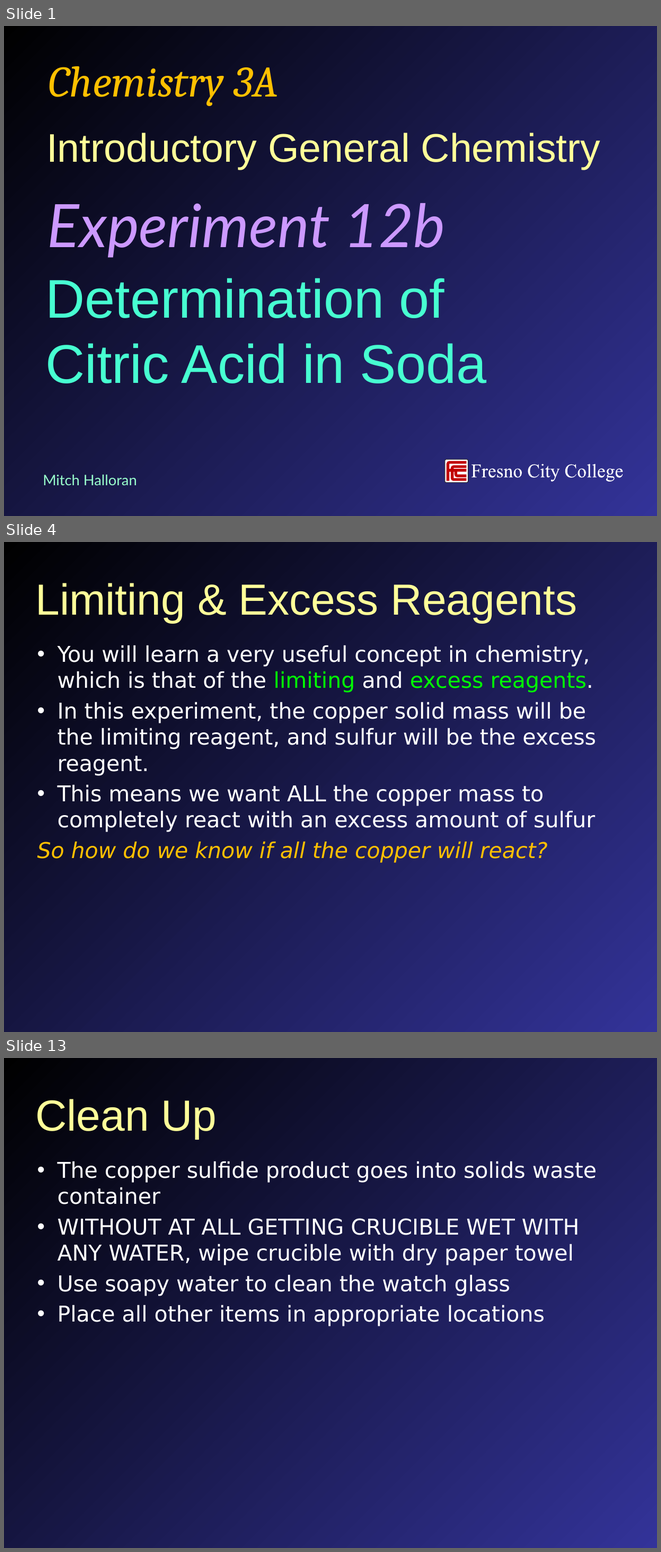
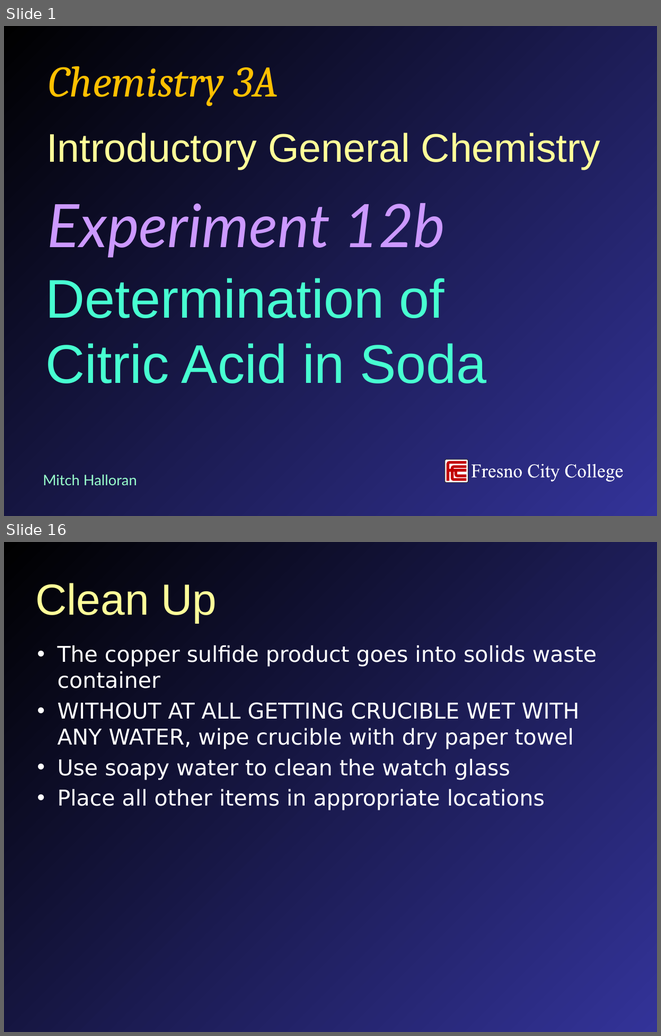
Before and after one commit to mavigozler/mavigozler.github.io, a slide deck: Teaching/Chemistry/Labs/FCC Chem 3A Expt 12b Determination of Citric Acid in Soda.pptx. Shown one above the other, each under a label of ours: slides 1, 4 and 13 before the commit, slides 1 and 16 after it; the slides between them are not shown. The pictures are 661x1552 and 661x1036 pixels, drawn with LibreOffice and Linux fonts; fonts in the diff are those of the drawing. Boxes give left, top, right and bottom in pixels: in the first picture for what was removed or moved away, otherwise in the second. Text is boxed around its words. In the diff, an @@ line names an element or a change of style, - is before the commit and + after.

```diff
--- a/Teaching/Chemistry/Labs/FCC Chem 3A Expt 12b Determination of Citric Acid in Soda.pptx
+++ b/Teaching/Chemistry/Labs/FCC Chem 3A Expt 12b Determination of Citric Acid in Soda.pptx
@@ slide 4 removed at <box>4,542,657,1032</box>, background gradient #000000 to #333399 @@
@@ title removed at <box>35,583,577,623</box> @@
-Limiting & Excess Reagents
@@ text removed at <box>37,645,596,863</box> @@
-• You will learn a very useful concept in chemistry, which is that of the limiting and excess reagents.
-• In this experiment, the copper solid mass will be the limiting reagent, and sulfur will be the excess reagent.
-• This means we want ALL the copper mass to completely react with an excess amount of sulfur
-So how do we know if all the copper will react?
@@ what was slide 13 is now slide 16 @@
```
Also in this commit, not shown: 5 slides changed, 9 slides added, 5 other slides removed, 6 other files.
